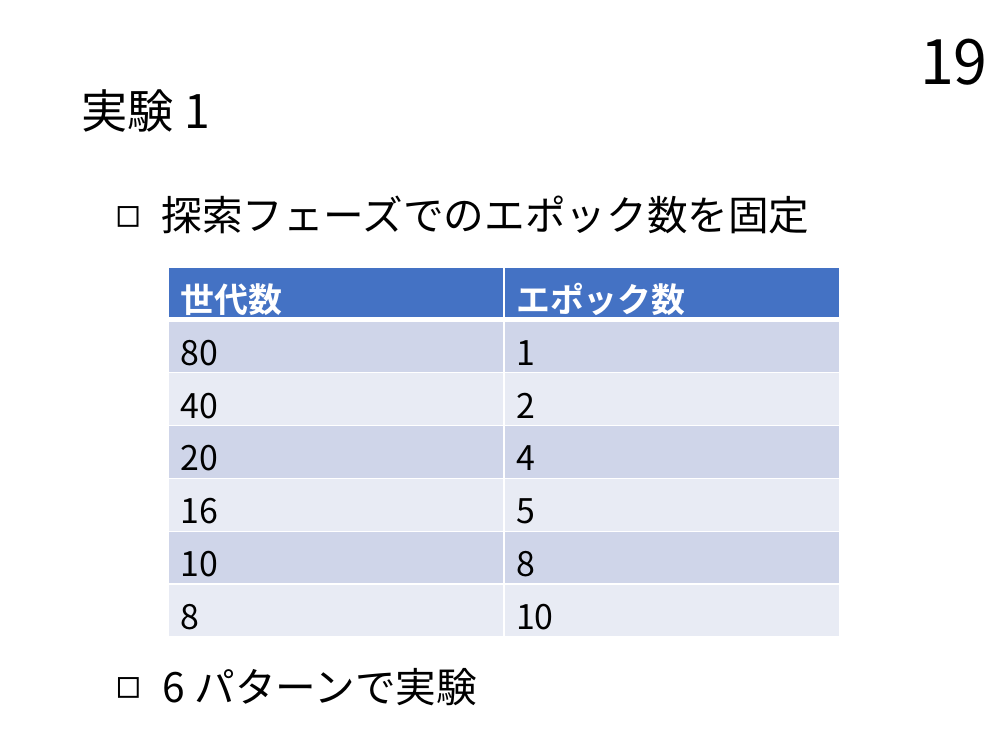
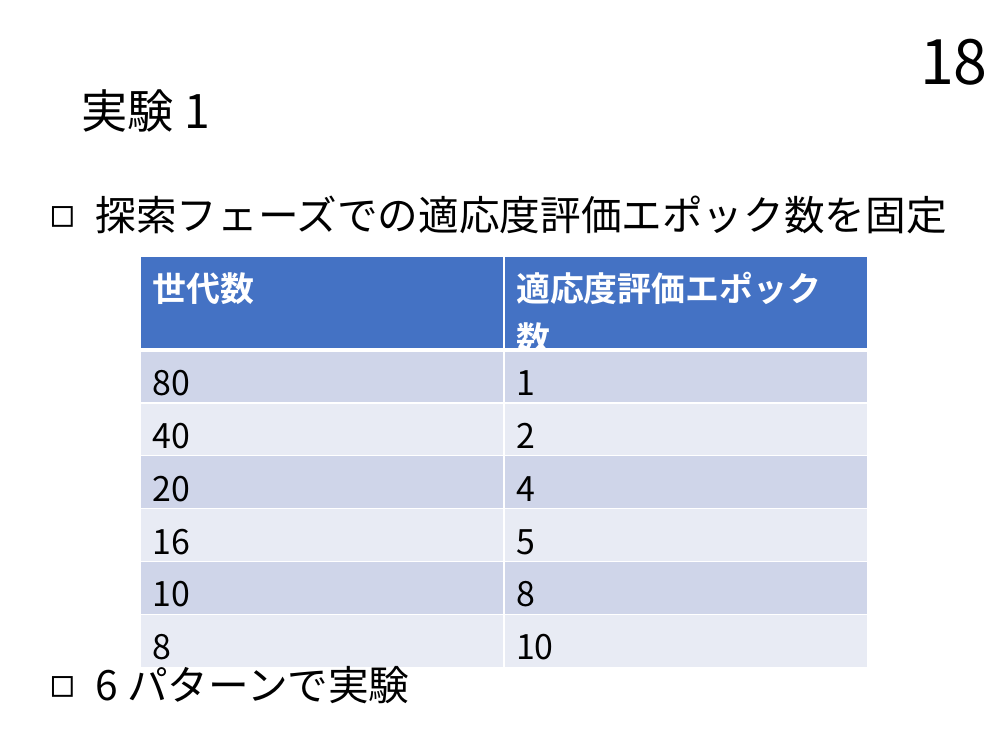
Before and after one commit to TairaTomotaka/kadai, a slide deck: slide 18 of prsn/20230124_prsn_taira.pptx (slide 19 before the commit). Drawn at 1008x756 pixels with LibreOffice and Linux fonts; fonts in the diff are those of the drawing. Boxes give left, top, right and bottom in pixels: in the first picture for what was removed or moved away, otherwise in the second. Text is boxed around its words. In the diff, an @@ line names an element or a change of style, - is before the commit and + after.

```diff
--- a/prsn/20230124_prsn_taira.pptx
+++ b/prsn/20230124_prsn_taira.pptx
@@ page number at (x1=920, y1=38, x2=988, y2=85): text changed @@
-19
+18
@@ text at (x1=96, y1=195, x2=947, y2=234): text changed @@
-◻ 探索フェーズでのエポック数を固定
+◻ 探索フェーズでの適応度評価エポック数を固定
@@ table at (x1=140, y1=256, x2=867, y2=673) @@
-row 1, column 2: エポック数
+row 1, column 2: 適応度評価エポック数
@@ table resized from (x1=168, y1=267, x2=841, y2=636) to (x1=140, y1=256, x2=867, y2=673) @@
@@ text "6 パターンで実験" moved from (x1=163, y1=668, x2=477, y2=706) to (x1=96, y1=659, x2=409, y2=704) @@
@@ text "6 パターンで実験" at (x1=96, y1=659, x2=409, y2=704): indent changed @@
```
Also in this commit, not shown: 27 other slides changed, 2 slides removed, 5 other files.
